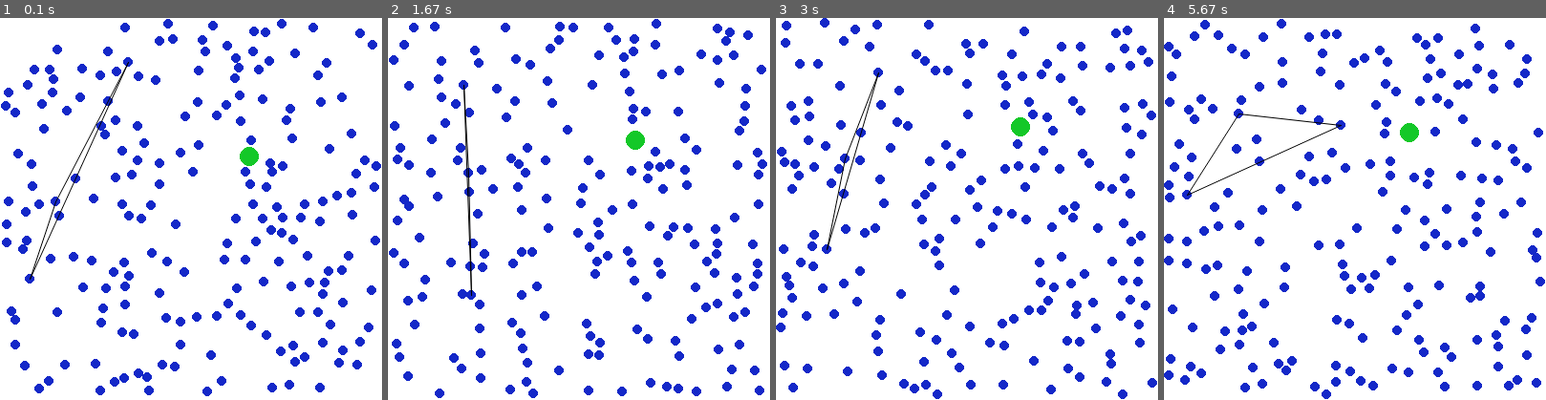
Above: before the commit, frames 1-4 (left to right).
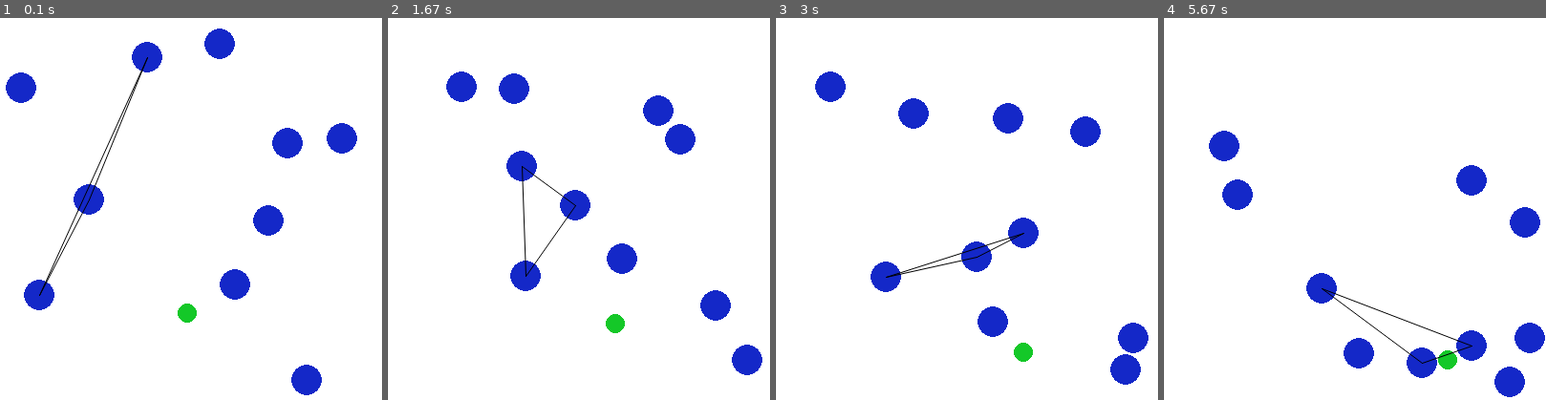
Above: after the commit, the same moments.

Repository: ktp-forked-repos/pygame-physics
Game: pygame game, started from particle_tutorial_14.py
The game is run twice, just before and just after one commit, with the same random seed, the same clock (stepped at 60 frames per second) and the same inputs.
Inputs:
- Up to frame 1 (0.1 s): no input
- Up to frame 2 (1.67 s): tap Space at 0.33, 0.73, 1.03, 1.23, 1.57 s
- Up to frame 3 (3 s): tap Space at 1.87, 2.07, 2.37, 2.63, 2.97 s
- Up to frame 4 (5.67 s): tap Space at 3.27, 3.4, 3.8, 4.1, 4.47, 4.87, 5.17, 5.37 s

The runs differ from the first frame. In frame 1, 15% of the frame differs, in the area x 0-100%, y 0-99%; in frame 2, 14%; in frame 3, 15%, in the area x 0-100%, y 0-100%; in frame 4, 14%.

Commit message:
Decrease ball count

Diff:
--- a/particle_tutorial_14.py
+++ b/particle_tutorial_14.py
@@ -10,11 +10,11 @@
 universe = PyParticles.Environment((width, height))
 universe.colour = (255,255,255)
 universe.addFunctions(['move', 'bounce', 'collide', 'drag', 'accelerate'])
-universe.acceleration = (pi, 0.00)
-universe.mass_of_air = 0.0
+universe.acceleration = (pi, 0.02)
+universe.mass_of_air = 0.01
 
-for p in range(200):
-    universe.addParticles(mass=100, size=5, speed=2, elasticity=1, colour=(20,40,200))
+for p in range(10):
+    universe.addParticles(mass=100, size=16, speed=2, elasticity=1, colour=(20,40,200))
 
 universe.addParticles(mass=40, size=10, speed=1, elasticity=1, colour=(20,200,40))
 
